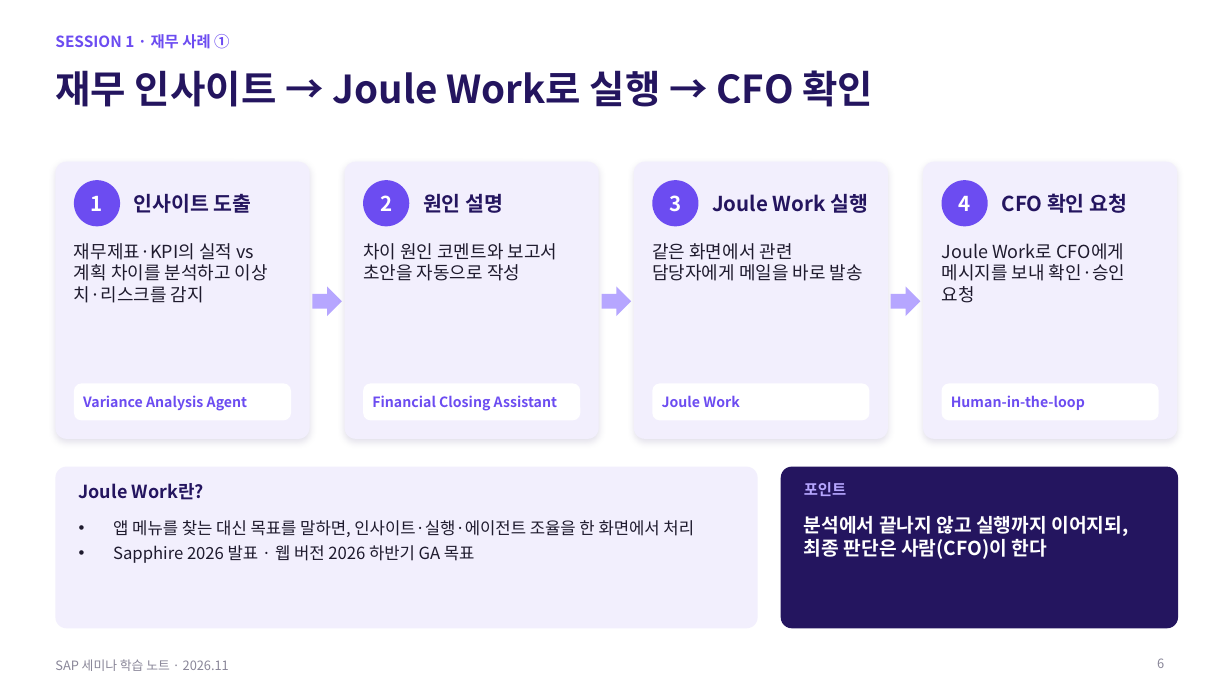
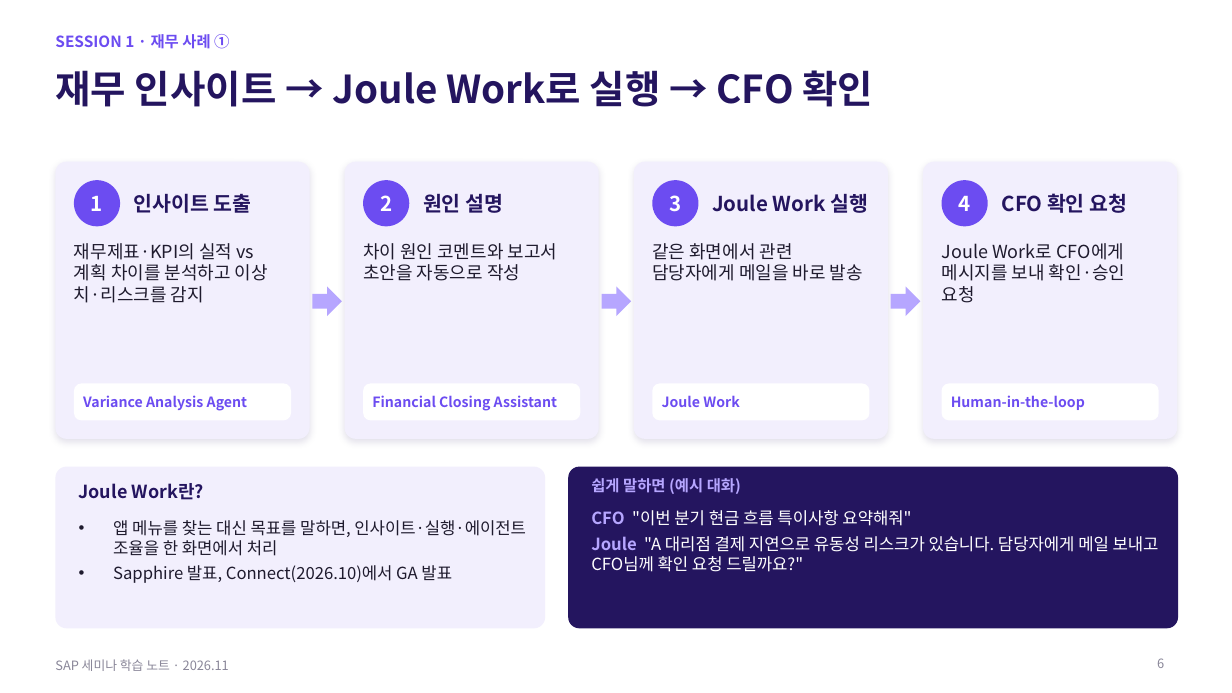
Before and after one commit to qhsghks9/qhsghks, a slide deck: slide 6 of SAP_Seminar_Notes.pptx. Drawn at 1232x693 pixels with LibreOffice and Linux fonts; fonts in the diff are those of the drawing. Boxes give left, top, right and bottom in pixels: in the first picture for what was removed or moved away, otherwise in the second. Text is boxed around its words. In the diff, an @@ line names an element or a change of style, - is before the commit and + after.

```diff
--- a/SAP_Seminar_Notes.pptx
+++ b/SAP_Seminar_Notes.pptx
@@ rounded rectangle: place and size @@
-rounded rectangle at (55, 467, 758, 628)
+rounded rectangle at (55, 467, 545, 628)
@@ rounded rectangle: place and size @@
-rounded rectangle at (781, 467, 1178, 628)
+rounded rectangle at (568, 467, 1178, 628)
@@ text at (591, 478, 741, 494): text changed @@
-포인트
+쉽게 말하면 (예시 대화)
@@ text at (591, 510, 1159, 572): text changed; size 15 to 13 pt; bold off @@
-분석에서 끝나지 않고 실행까지 이어지되, 최종 판단은 사람(CFO)이 한다
+CFO "이번 분기 현금 흐름 특이사항 요약해줘"
+Joule "A 대리점 결제 지연으로 유동성 리스크가 있습니다. 담당자에게 메일 보내고 CFO님께 확인 요청 드릴까요?"
@@ text at (113, 565, 452, 583): text changed @@
-• Sapphire 2026 발표 · 웹 버전 2026 하반기 GA 목표
+• Sapphire 발표, Connect(2026.10)에서 GA 발표
```
Also in this commit, not shown: 7 other slides changed, 1 slide added, 1 slide removed.
